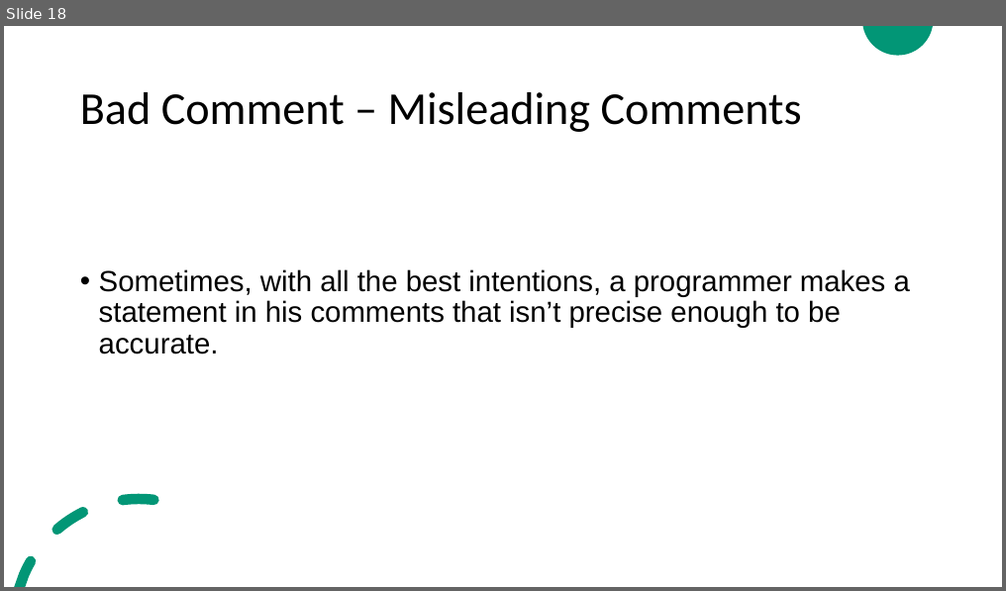
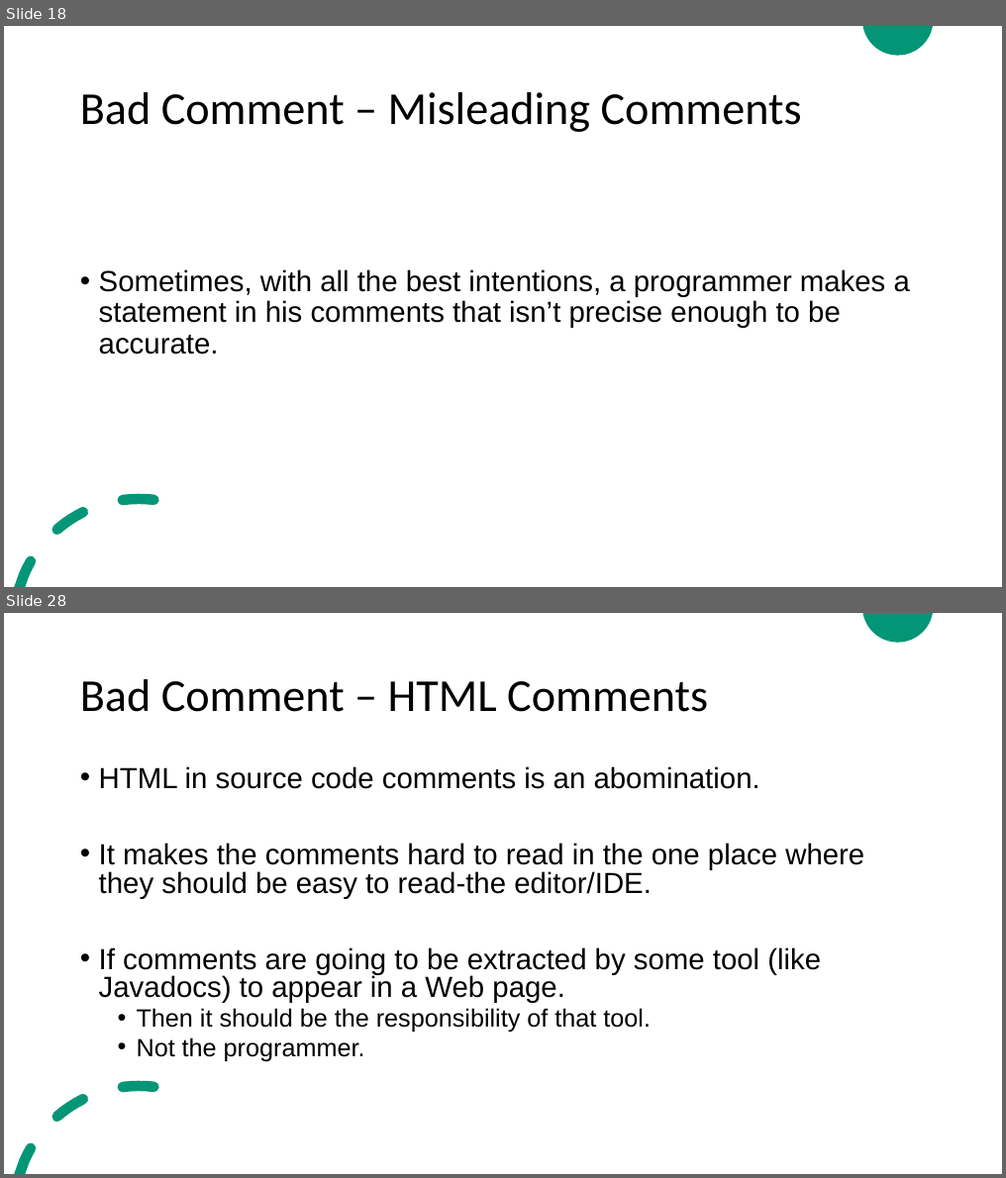
Before and after one commit to ZeinaZayed4/clean-code, a slide deck: Clean Code - Chapter 4.pptx. Shown one above the other, each under a label of ours: slide 18 before the commit, slides 18 and 28 after it; the slides between them are not shown. The pictures are 1006x591 and 1006x1178 pixels, drawn with LibreOffice and Linux fonts; fonts in the diff are those of the drawing. Boxes give left, top, right and bottom in pixels: in the first picture for what was removed or moved away, otherwise in the second. Text is boxed around its words. In the diff, an @@ line names an element or a change of style, - is before the commit and + after.

```diff
--- a/Clean Code - Chapter 4.pptx
+++ b/Clean Code - Chapter 4.pptx
@@ slide 28 added at [4,613,1002,1174], background #FFFFFF; not listed: 2 template elements that a slide beside it also shows @@
@@ title added at [80,679,708,712], 44 pt, text #000000 @@
+Bad Comment – HTML Comments
@@ text added at [99,766,864,1062], 28 pt, text #000000 @@
+• HTML in source code comments is an abomination.
+• It makes the comments hard to read in the one place where they should be easy to read-the editor/IDE.
+• If comments are going to be extracted by some tool (like Javadocs) to appear in a Web page.
+  • Then it should be the responsibility of that tool.
+  • Not the programmer.
```
Also in this commit, not shown: 14 other slides added.
